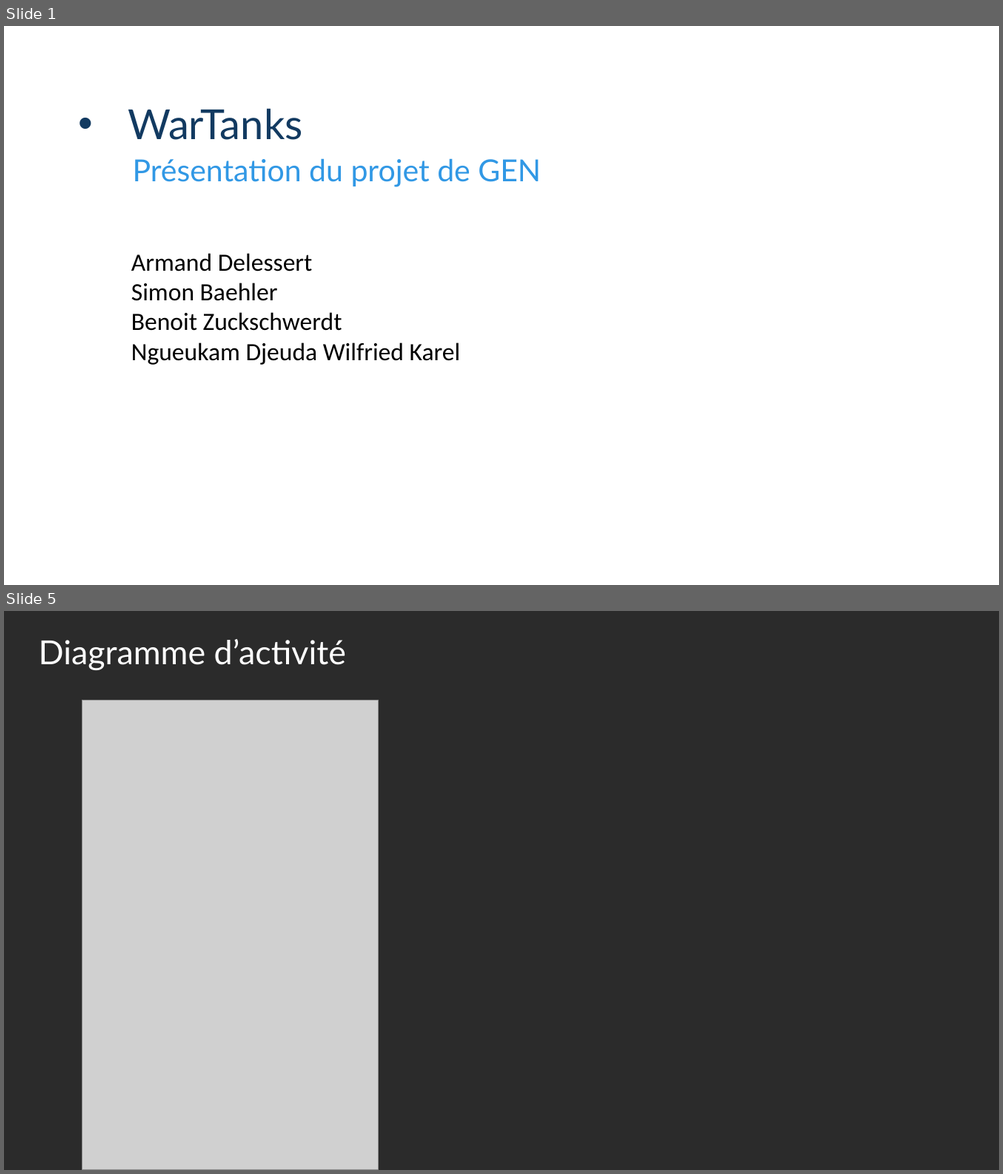
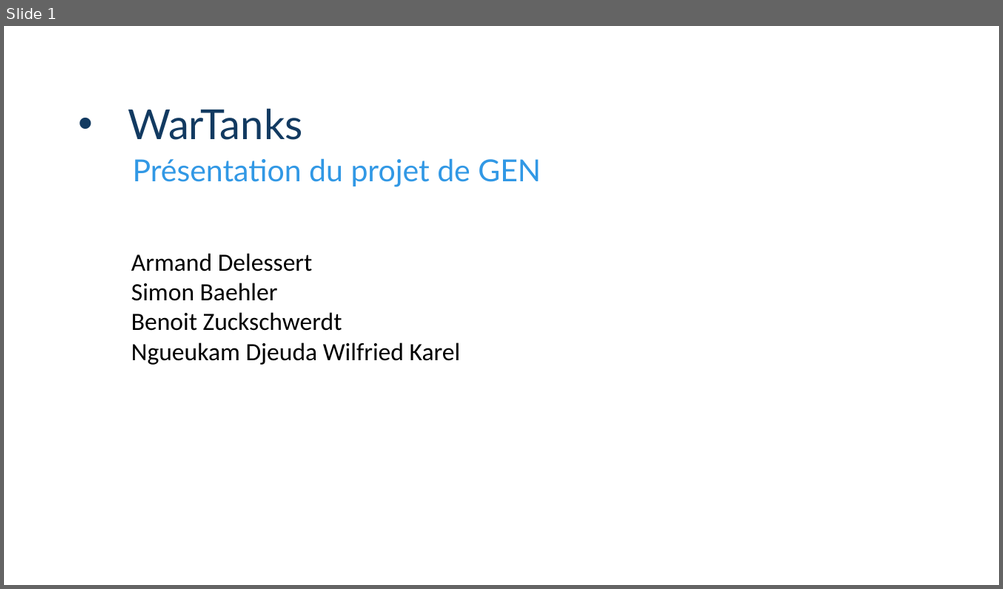
Before and after one commit to ArmandDelessert/WarTanks, a slide deck: doc/presentation/presentation.pptx. Shown one above the other, each under a label of ours: slides 1 and 5 before the commit, slide 1 after it; the slides between them are not shown. The pictures are 1003x1174 and 1003x589 pixels, drawn with LibreOffice and Linux fonts; fonts in the diff are those of the drawing; grey boxes stand for pictures; background and template pictures are left out; a plain dark background stands for a picture behind light text. Boxes give left, top, right and bottom in pixels: in the first picture for what was removed or moved away, otherwise in the second. Text is boxed around its words. In the diff, an @@ line names an element or a change of style, - is before the commit and + after.

```diff
--- a/doc/presentation/presentation.pptx
+++ b/doc/presentation/presentation.pptx
@@ slide 5 removed at (4,611,999,1170), background picture (left out) @@
@@ text removed at (39,639,346,670) @@
-Diagramme d’activité
@@ picture removed at (82,701,378,1170) @@
```
Also in this commit, not shown: 4 slides changed, 8 slides added, 6 other slides removed, 8 other files.
